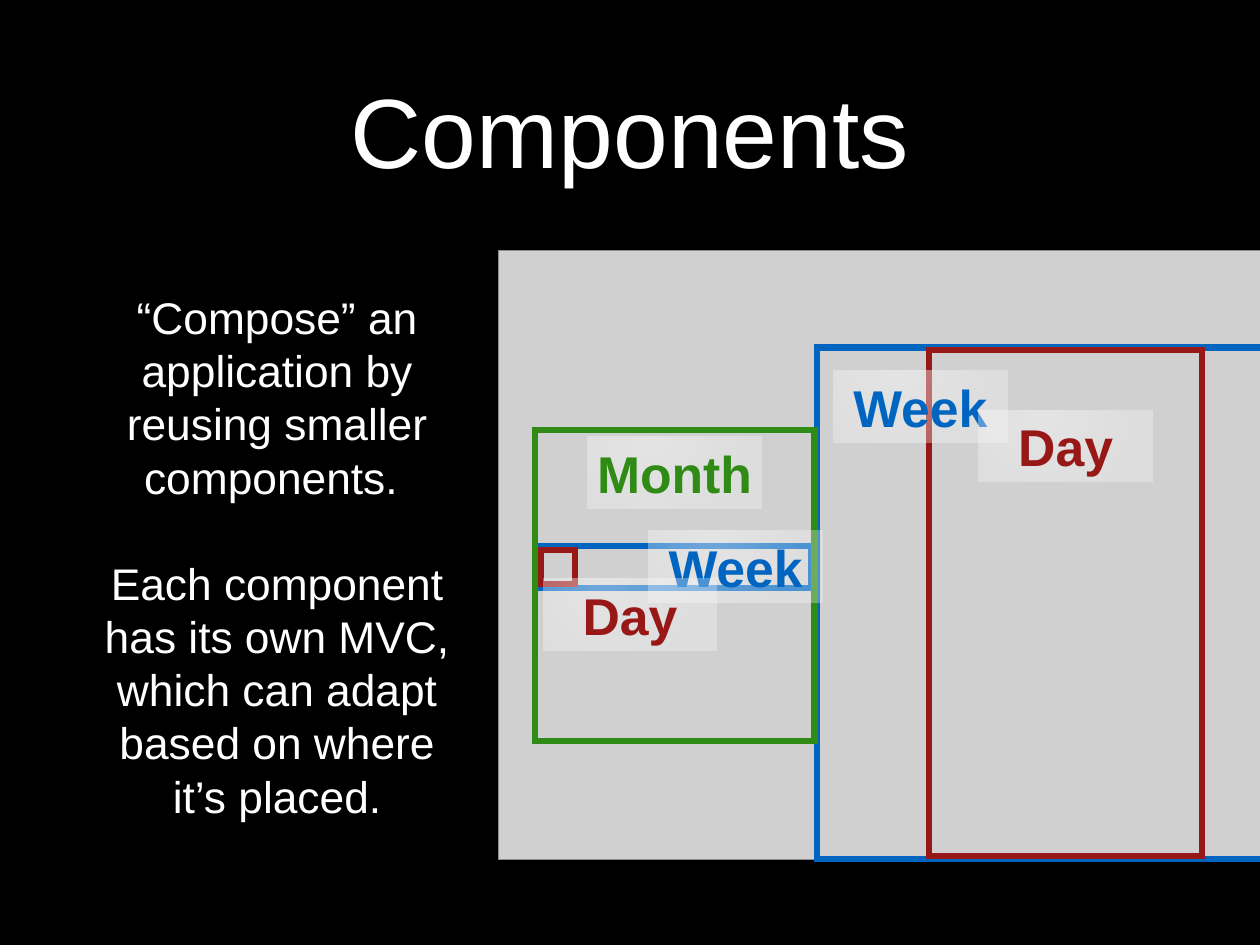
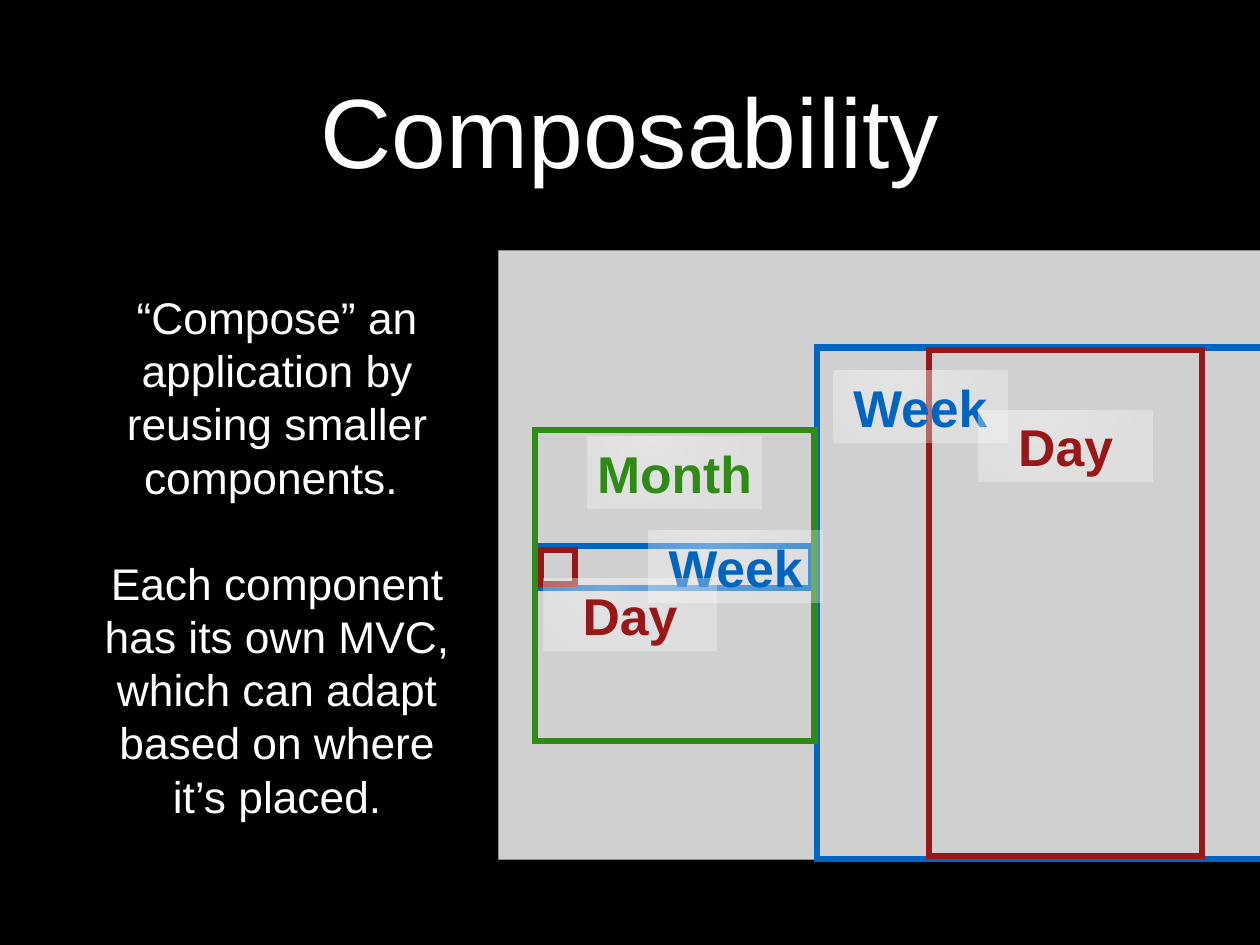
Before and after one commit to eliasjames/training-angular, a slide deck: slide 14 of slides/2.0/Angular 2.0 Slides Day 1.pptx. Drawn at 1260x945 pixels with LibreOffice and Linux fonts; fonts in the diff are those of the drawing; grey boxes stand for pictures. Boxes give left, top, right and bottom in pixels: in the first picture for what was removed or moved away, otherwise in the second. Text is boxed around its words. In the diff, an @@ line names an element or a change of style, - is before the commit and + after.

Commit message:
Slides

```diff
--- a/slides/2.0/Angular 2.0 Slides Day 1.pptx
+++ b/slides/2.0/Angular 2.0 Slides Day 1.pptx
@@ title at <box>321,96,939,186</box>: text changed @@
-Components
+Composability
```
Also in this commit, not shown: 1 slide added, 1 other file.
